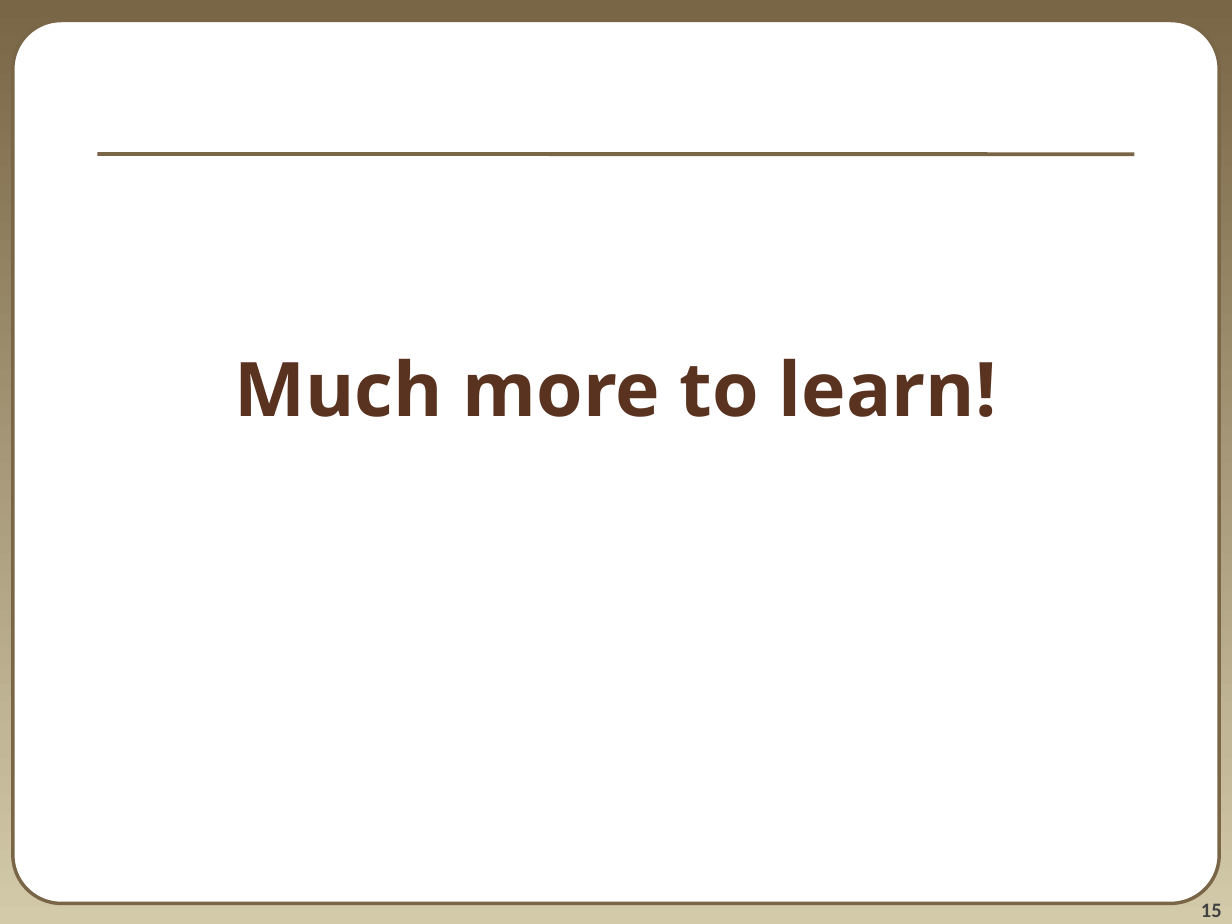
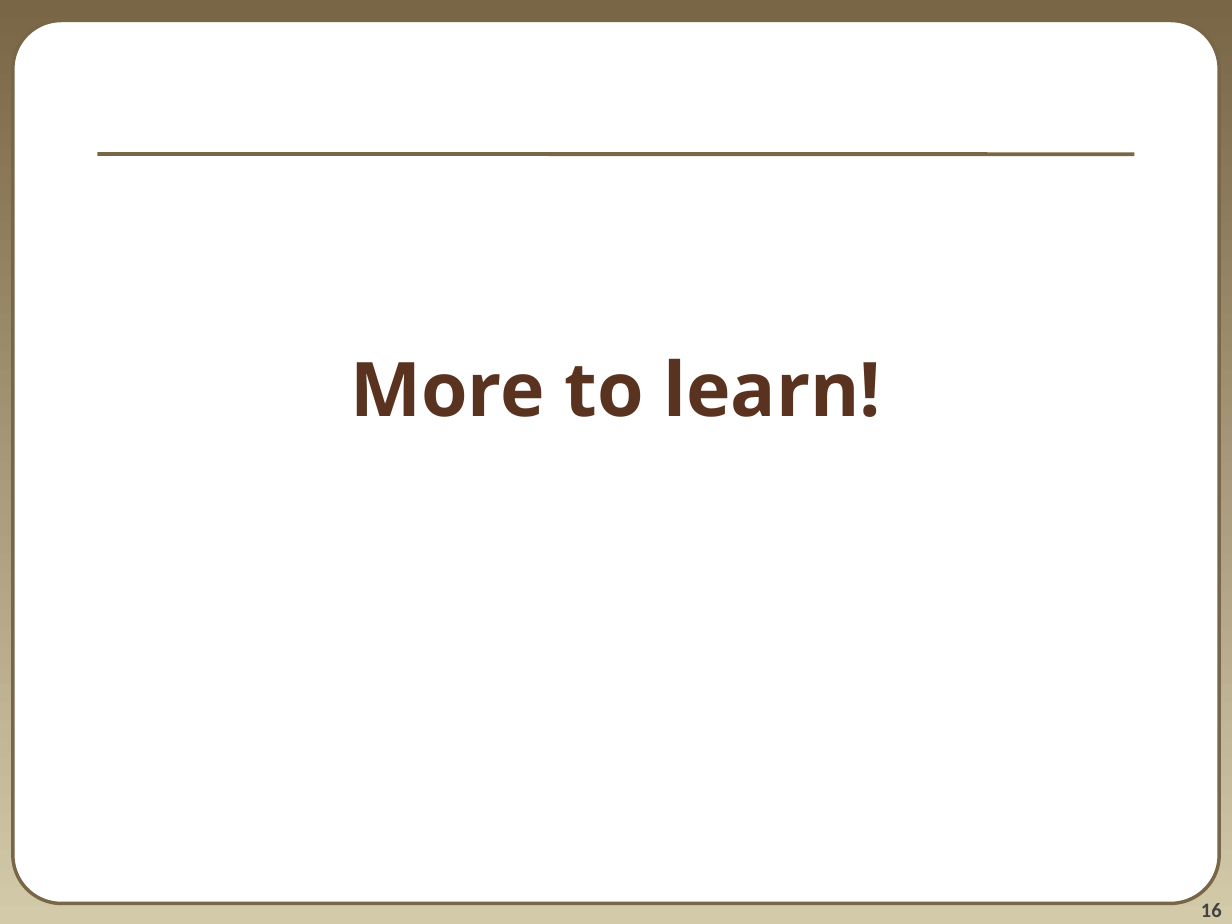
Before and after one commit to lahoffm/github_help, a slide deck: slide 16 of Github introduction Lukas.pptx (slide 15 before the commit). Drawn at 1232x924 pixels with LibreOffice and Linux fonts; fonts in the diff are those of the drawing. Boxes give left, top, right and bottom in pixels: in the first picture for what was removed or moved away, otherwise in the second. Text is boxed around its words. In the diff, an @@ line names an element or a change of style, - is before the commit and + after.

```diff
--- a/Github introduction Lukas.pptx
+++ b/Github introduction Lukas.pptx
@@ title at [350, 358, 881, 417]: text changed @@
-Much more to learn!
+More to learn!
@@ page number at [1201, 903, 1222, 917]: text changed @@
-15
+16
```
Also in this commit, not shown: 11 other slides changed, 5 slides added, 2 slides removed, 2 other files.
